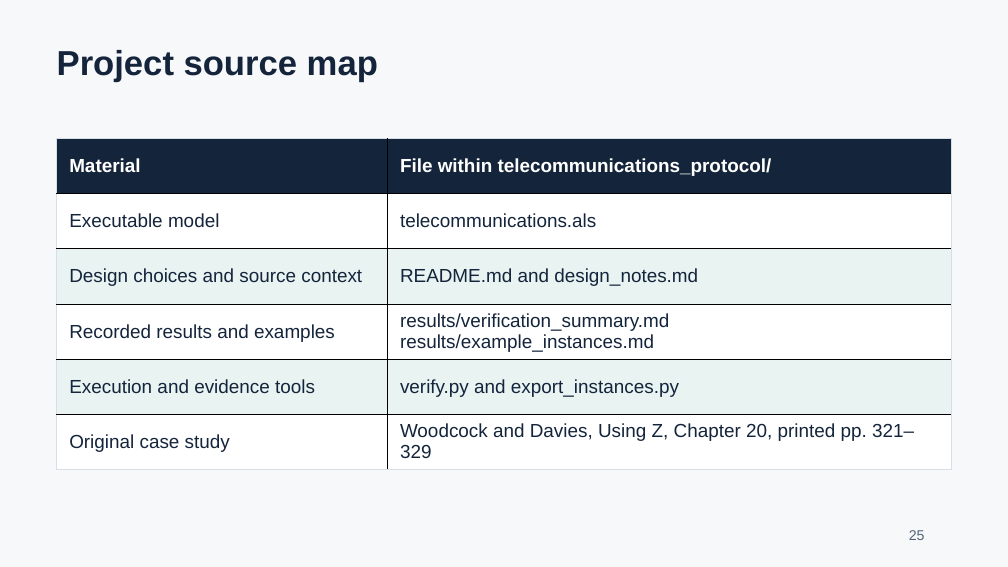
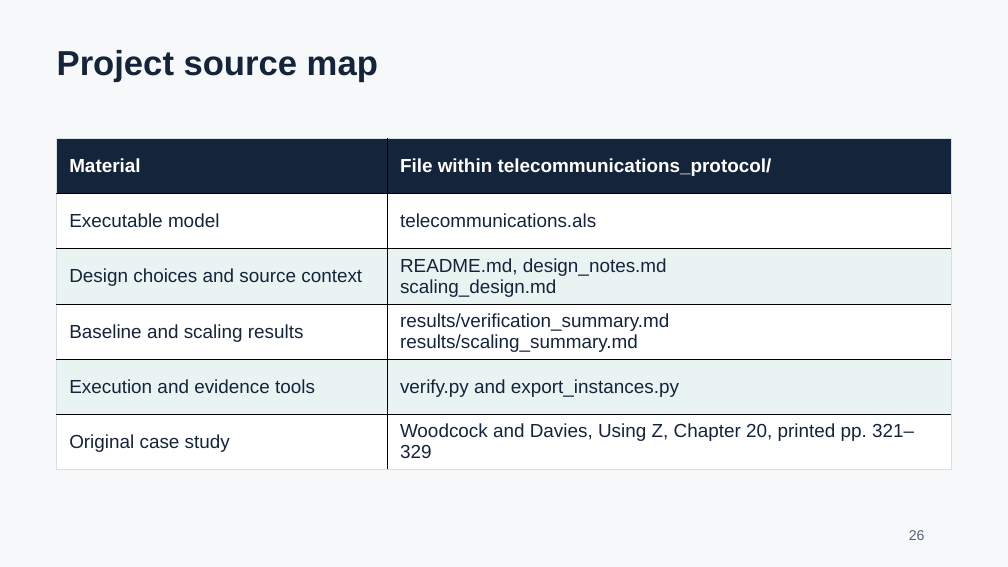
Before and after one commit to adity1234567/formal-methods-and-agent-research, a slide deck: slide 26 of output/presentation/telecommunications_pipeline.pptx (slide 25 before the commit). Drawn at 1008x567 pixels with LibreOffice and Linux fonts; fonts in the diff are those of the drawing. Boxes give left, top, right and bottom in pixels: in the first picture for what was removed or moved away, otherwise in the second. Text is boxed around its words. In the diff, an @@ line names an element or a change of style, - is before the commit and + after.

Commit message:
Update presentation with measured network scaling results

```diff
--- a/output/presentation/telecommunications_pipeline.pptx
+++ b/output/presentation/telecommunications_pipeline.pptx
@@ table at (57,138,952,470) @@
-row 3, column 2: README.md and design_notes.md
+row 3, column 2: README.md, design_notes.md / scaling_design.md
-row 4, column 1: Recorded results and examples
+row 4, column 1: Baseline and scaling results
-row 4, column 2: results/verification_summary.md / results/example_instances.md
+row 4, column 2: results/verification_summary.md / results/scaling_summary.md
@@ text at (909,530,925,540): text changed @@
-25
+26
```
Also in this commit, not shown: 5 other slides changed, 1 slide added.
